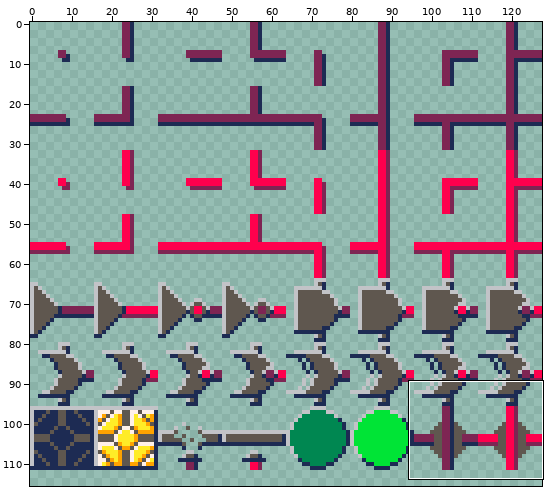
File history of a pixel-art file, res/spritesheet.aseprite. Above: a wide view before the commit, with the close-up outlined.
Close-up. Before the edit:
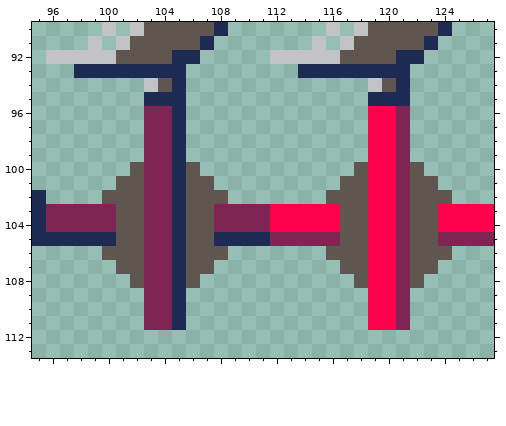
128x128 pixels, 1 frame. Shown: x 95..127, y 90..113. The wide view leaves out empty margins.
After the commit:
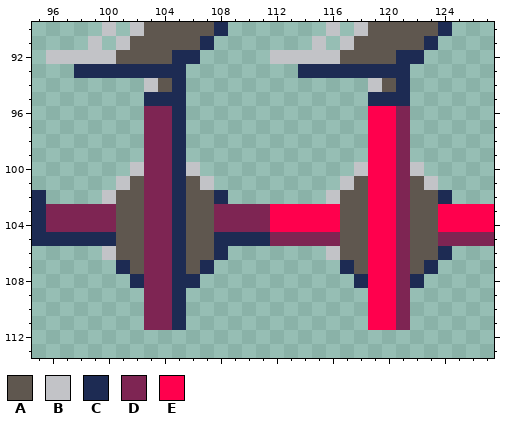
Palette (. is transparent): A #5f574f  B #c2c3c7  C #1d2b53  D #7e2553  E #ff004d
From old to new:
y 100: x 102 A -> B; x 106 A -> B; x 118 A -> B; x 122 A -> B
y 101: x 101 A -> B; x 107 A -> B; x 117 A -> B; x 123 A -> B
y 102: x 100 A -> B; x 108 A -> C; x 116 A -> B; x 124 A -> C
y 106: x 100 A -> B; x 108 A -> C; x 116 A -> B; x 124 A -> C
y 107: x 101 A -> C; x 107 A -> C; x 117 A -> C; x 123 A -> C
y 108: x 102 A -> C; x 106 A -> C; x 118 A -> C; x 122 A -> C
